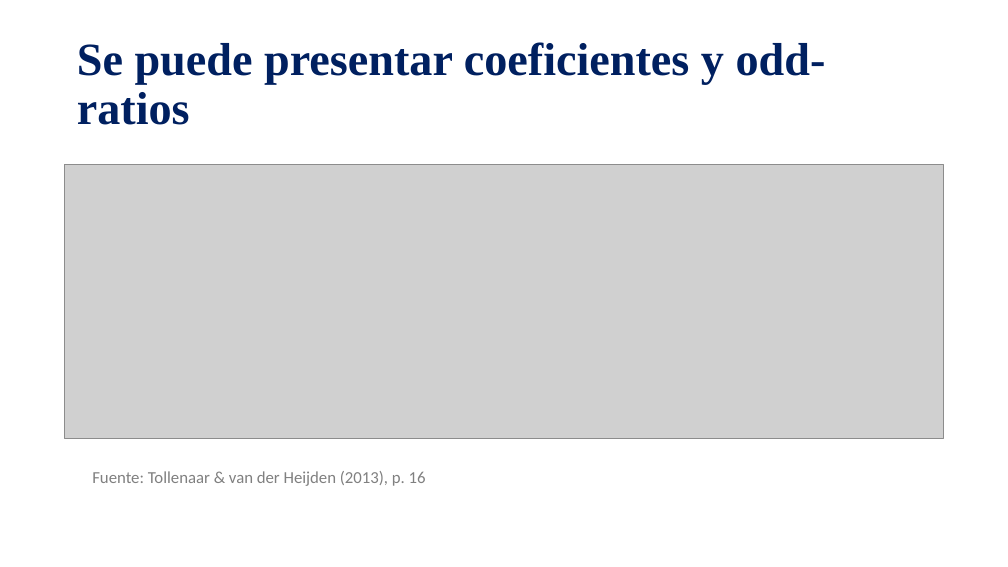
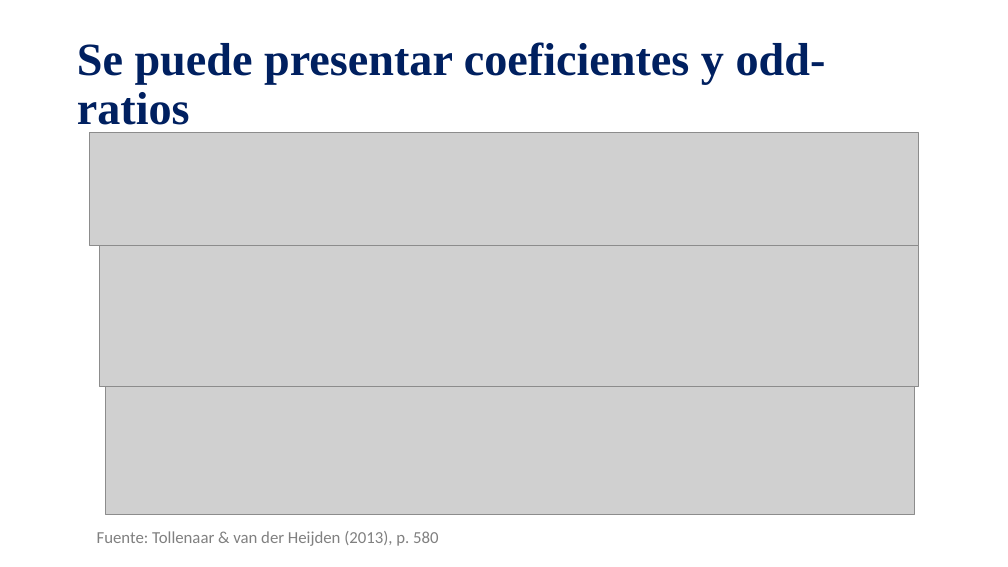
Before and after one commit to mnromero/Programacion_UBA_2025, a slide deck: slide 26 of Clase 06 Metodos de Clasificacion_Logit & KNN/C6_Clasificacion_Bayes_Logit_kNN.pptx (slide 31 before the commit). Drawn at 1008x567 pixels with LibreOffice and Linux fonts; fonts in the diff are those of the drawing; grey boxes stand for pictures. Boxes give left, top, right and bottom in pixels: in the first picture for what was removed or moved away, otherwise in the second. Text is boxed around its words. In the diff, an @@ line names an element or a change of style, - is before the commit and + after.

```diff
--- a/Clase 06 Metodos de Clasificacion_Logit & KNN/C6_Clasificacion_Bayes_Logit_kNN.pptx
+++ b/Clase 06 Metodos de Clasificacion_Logit & KNN/C6_Clasificacion_Bayes_Logit_kNN.pptx
@@ picture added at box(89, 133, 919, 246) @@
@@ picture removed at box(64, 164, 944, 439) @@
@@ picture added at box(99, 245, 919, 386) @@
@@ picture added at box(106, 387, 915, 514) @@
@@ text at box(97, 531, 438, 546): text changed @@
-Fuente: Tollenaar & van der Heijden (2013), p. 16
+Fuente: Tollenaar & van der Heijden (2013), p. 580
```
Also in this commit, not shown: 3 other slides changed, 1 slide added, 6 slides removed.
